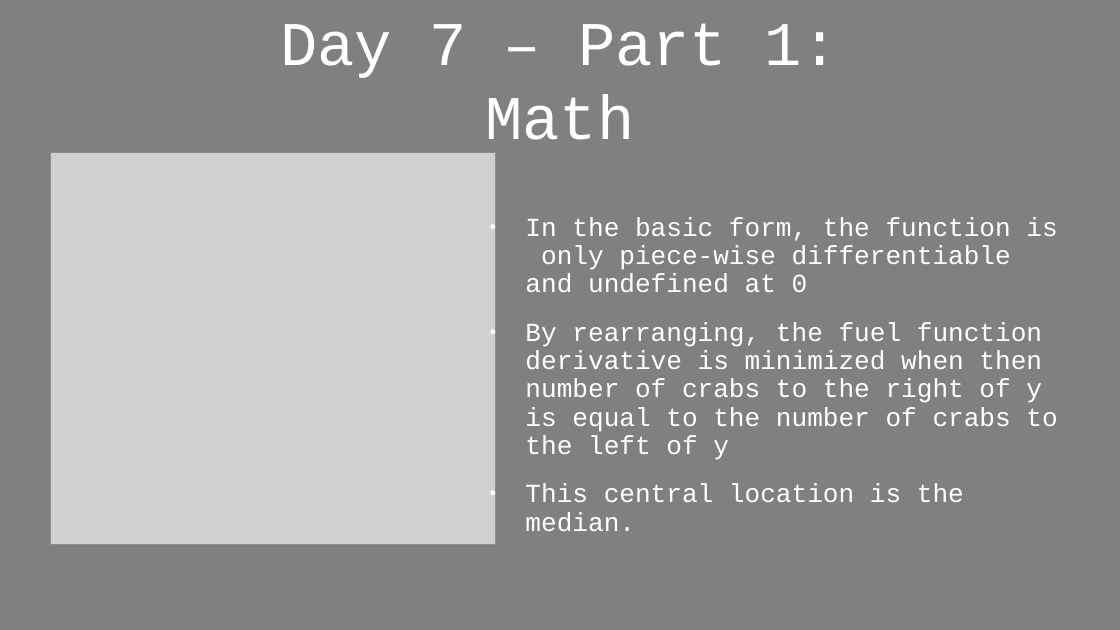
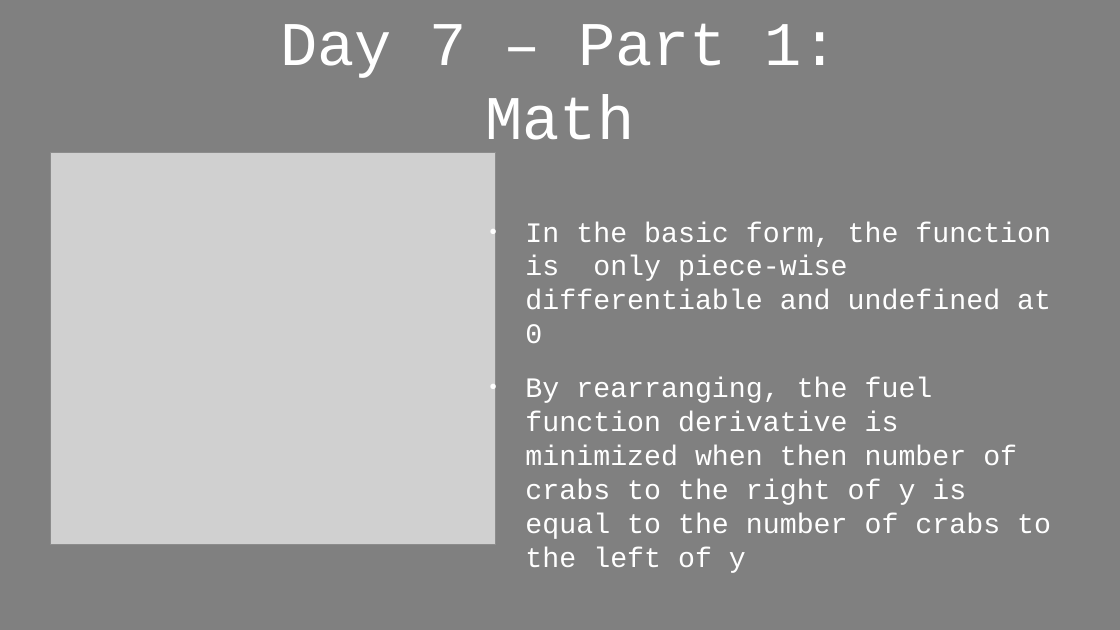
Before and after one commit to jlewis200/advent_of_code_21, a slide deck: slide 9 of aoc-cantina-time.odp. Drawn at 1120x630 pixels with LibreOffice and Linux fonts; fonts in the diff are those of the drawing; grey boxes stand for pictures. Boxes give left, top, right and bottom in pixels: in the first picture for what was removed or moved away, otherwise in the second. Text is boxed around its words. In the diff, an @@ line names an element or a change of style, - is before the commit and + after.

Commit message:
Update slides

```diff
--- a/aoc-cantina-time.odp
+++ b/aoc-cantina-time.odp
@@ text "In the basic form, the ..." at (525, 222, 1051, 573): size 18.5 to 20 pt; line spacing 0.9 to 1 @@
@@ text at (525, 484, 964, 531): paragraph removed @@
-● This central location is the median.
```
Also in this commit, not shown: 1 slide added, 1 other file.
